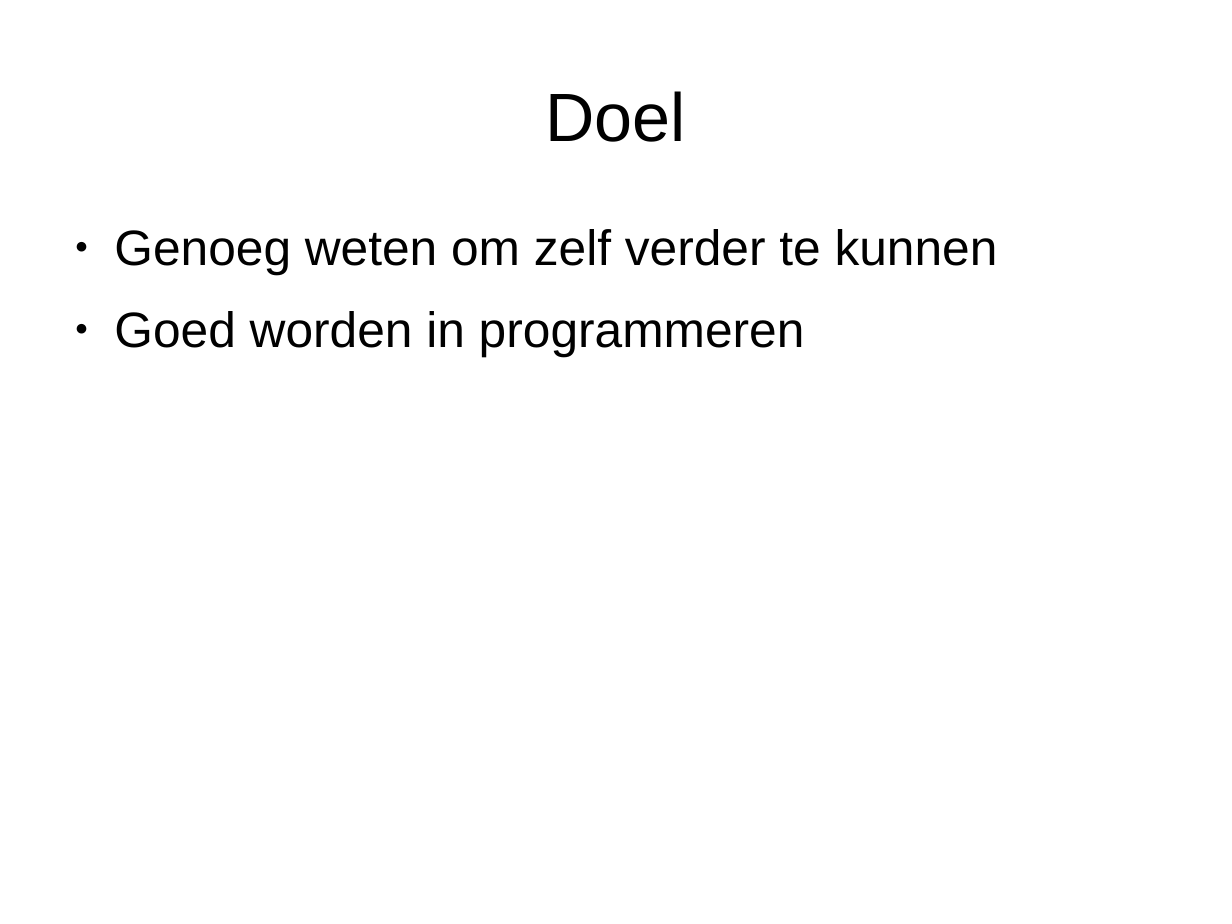
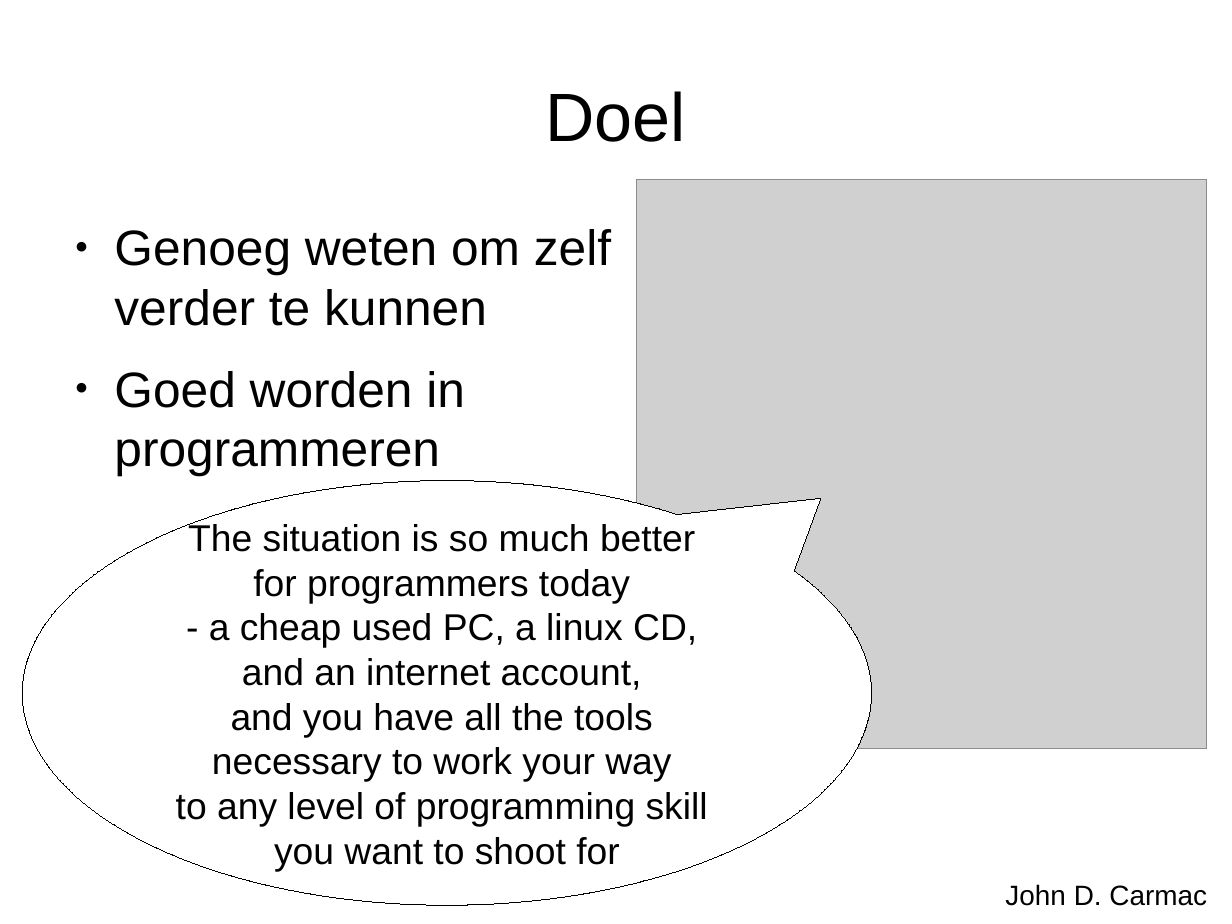
Before and after one commit to djog/arduino_cursus, a slide deck: slide 3 of Presentaties/Programmeren1.odp (slide 2 before the commit). Drawn at 1232x924 pixels with LibreOffice and Linux fonts; fonts in the diff are those of the drawing; grey boxes stand for pictures. Boxes give left, top, right and bottom in pixels: in the first picture for what was removed or moved away, otherwise in the second. Text is boxed around its words. In the diff, an @@ line names an element or a change of style, - is before the commit and + after.

```diff
--- a/Presentaties/Programmeren1.odp
+++ b/Presentaties/Programmeren1.odp
@@ picture added at [637,179,1207,749] @@
@@ text "Genoeg weten om zelf verder ..." rewrapped from [114,229,998,357] to [114,229,611,476] @@
@@ speech bubble added at [22,481,872,906], fill #FFFFFF, outline #000000 0 pt, 24 pt, text #000000 @@
+The situation is so much better
+for programmers today
+- a cheap used PC, a linux CD,
+and an internet account,
+and you have all the tools
+necessary to work your way
+to any level of programming skill
+you want to shoot for
@@ text added at [1005,884,1207,906], 18 pt, text #000000 @@
+John D. Carmac
```
Also in this commit, not shown: 1 other slide changed, 7 slides added, 1 slide removed, 6 other files.
